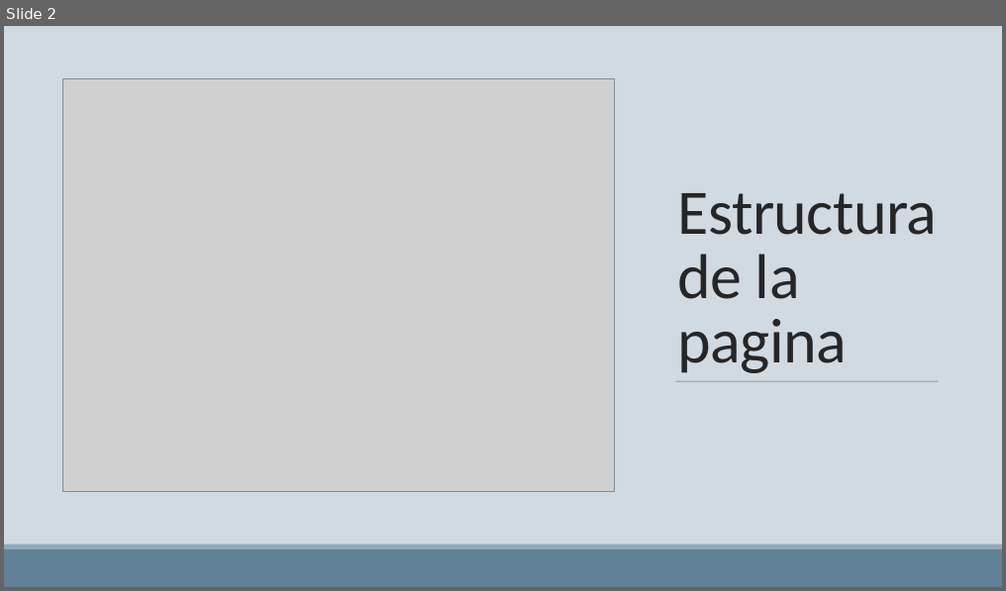
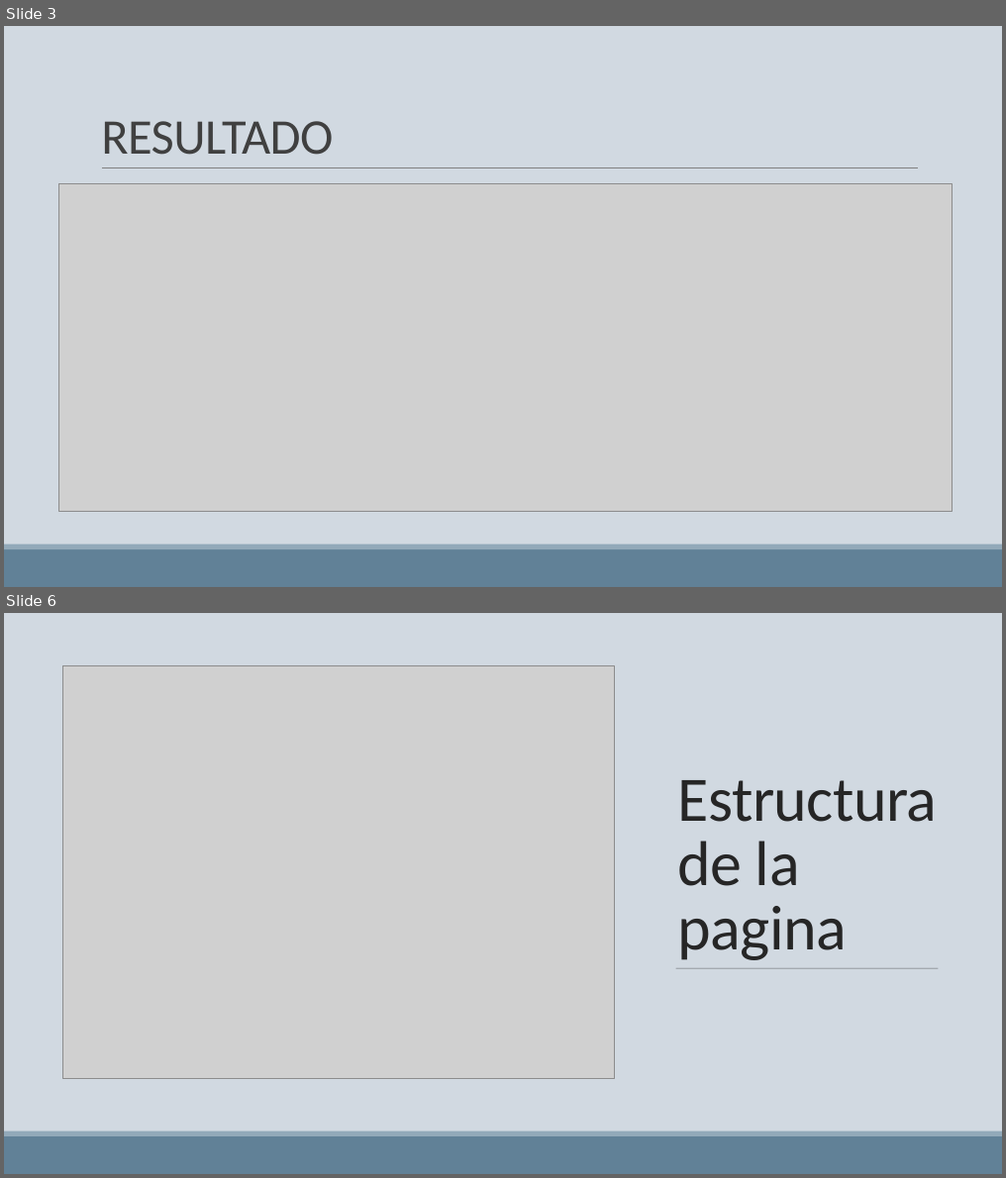
Before and after one commit to Joseman16/CursoJavascriptUnedol, a slide deck: Clase 2/CURSO DE DESARROLLO WEB 2.pptx. Shown one above the other, each under a label of ours: slide 2 before the commit, slides 3 and 6 after it; the slides between them are not shown. The pictures are 1006x591 and 1006x1178 pixels, drawn with LibreOffice and Linux fonts; fonts in the diff are those of the drawing; grey boxes stand for pictures. Boxes give left, top, right and bottom in pixels: in the first picture for what was removed or moved away, otherwise in the second. Text is boxed around its words. In the diff, an @@ line names an element or a change of style, - is before the commit and + after.

```diff
--- a/Clase 2/CURSO DE DESARROLLO WEB 2.pptx
+++ b/Clase 2/CURSO DE DESARROLLO WEB 2.pptx
@@ slide 3 added at (4,26,1002,587), background #D1D9E1 @@
@@ title added at (101,121,333,155), 48 pt, text #404040 @@
+RESULTADO
@@ line added from (102, 169) to (918, 169), #808080 0.5 pt @@
@@ picture added at (59,184,952,512) @@
@@ rectangle added at (4,550,1002,587), fill #618197 @@
@@ rectangle added at (4,545,1002,550), fill #92A9B9 @@
@@ what was slide 2 is now slide 6 @@
```
Also in this commit, not shown: 2 slides changed, 2 other slides added, 3 other files.
